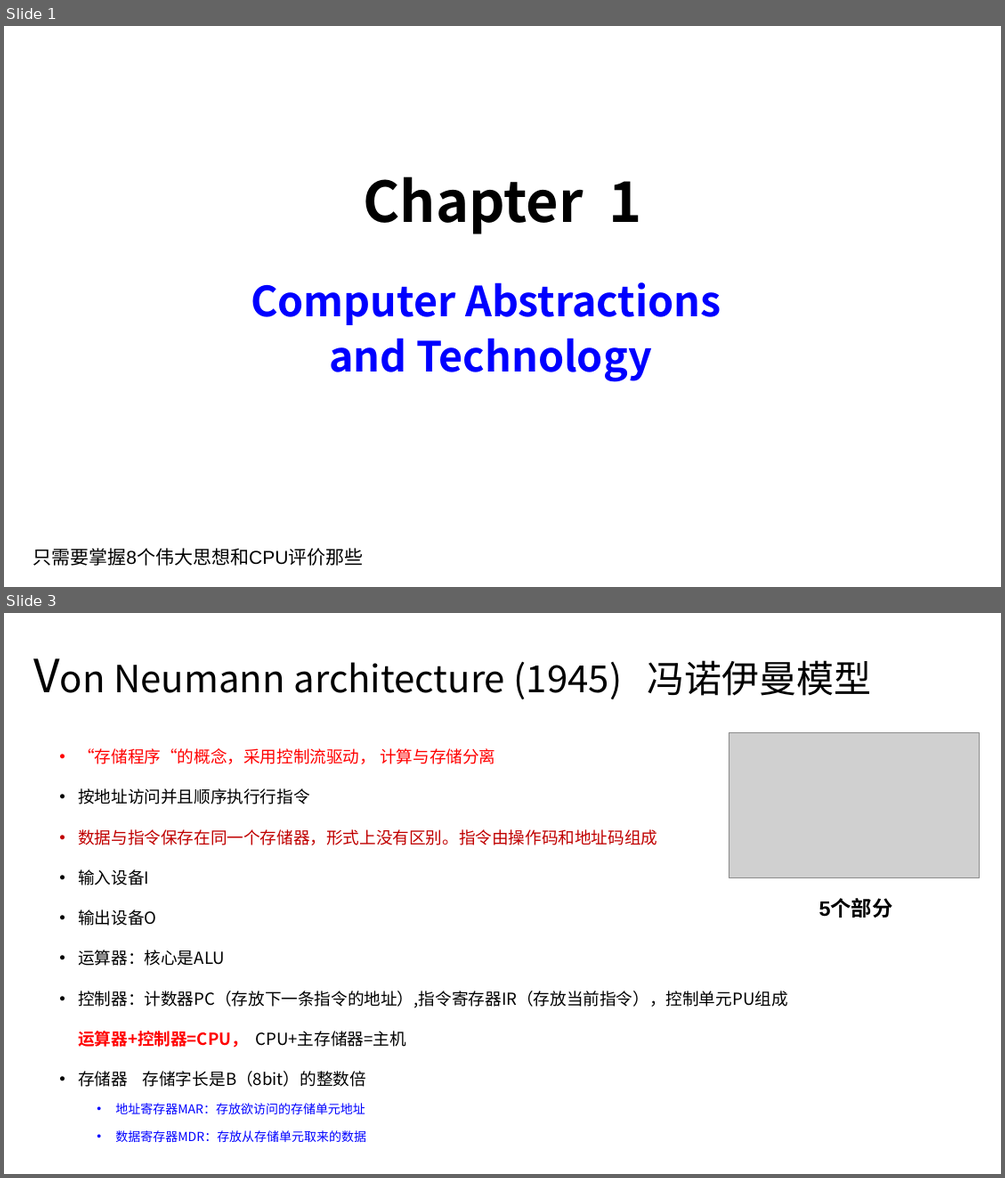
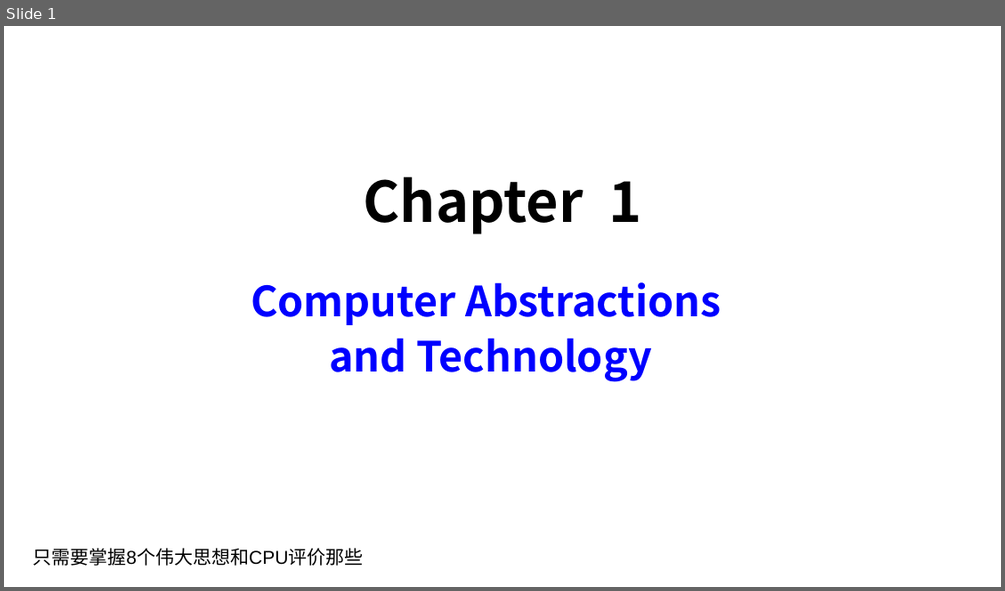
Before and after one commit to weichow23/zju_course, a slide deck: 计算机组成/复习ppt/[x] 1 基础知识.pptx. Shown one above the other, each under a label of ours: slides 1 and 3 before the commit, slide 1 after it; the slides between them are not shown. The pictures are 1005x1178 and 1005x591 pixels, drawn with LibreOffice and Linux fonts; fonts in the diff are those of the drawing; grey boxes stand for pictures. Boxes give left, top, right and bottom in pixels: in the first picture for what was removed or moved away, otherwise in the second. Text is boxed around its words. In the diff, an @@ line names an element or a change of style, - is before the commit and + after.

```diff
--- a/计算机组成/复习ppt/[x] 1 基础知识.pptx
+++ b/计算机组成/复习ppt/[x] 1 基础知识.pptx
@@ slide 3 removed at [4,613,1001,1174], background #FFFFFF @@
@@ title removed at [113,660,872,699] @@
-Von Neumann architecture (1945) 冯诺伊曼模型
@@ text removed at [52,732,826,1139] @@
-• “存储程序“的概念，采用控制流驱动， 计算与存储分离
-• 按地址访问并且顺序执行行指令
-• 数据与指令保存在同一个存储器，形式上没有区别。指令由操作码和地址码组成
-• 输入设备I
-• 输出设备O
-• 运算器：核心是ALU
-• 控制器：计数器PC（存放下一条指令的地址）,指令寄存器IR（存放当前指令），控制单元PU组成
-运算器+控制器=CPU， CPU+主存储器=主机
-• 存储器 存储字长是B（8bit）的整数倍
-  • 地址寄存器MAR：存放欲访问的存储单元地址
-  • 数据寄存器MDR：存放从存储单元取来的数据
@@ picture removed at [728,732,979,877] @@
@@ text removed at [819,899,893,917] @@
-5个部分
```
Also in this commit, not shown: 3 other slides removed, 5 other files.
